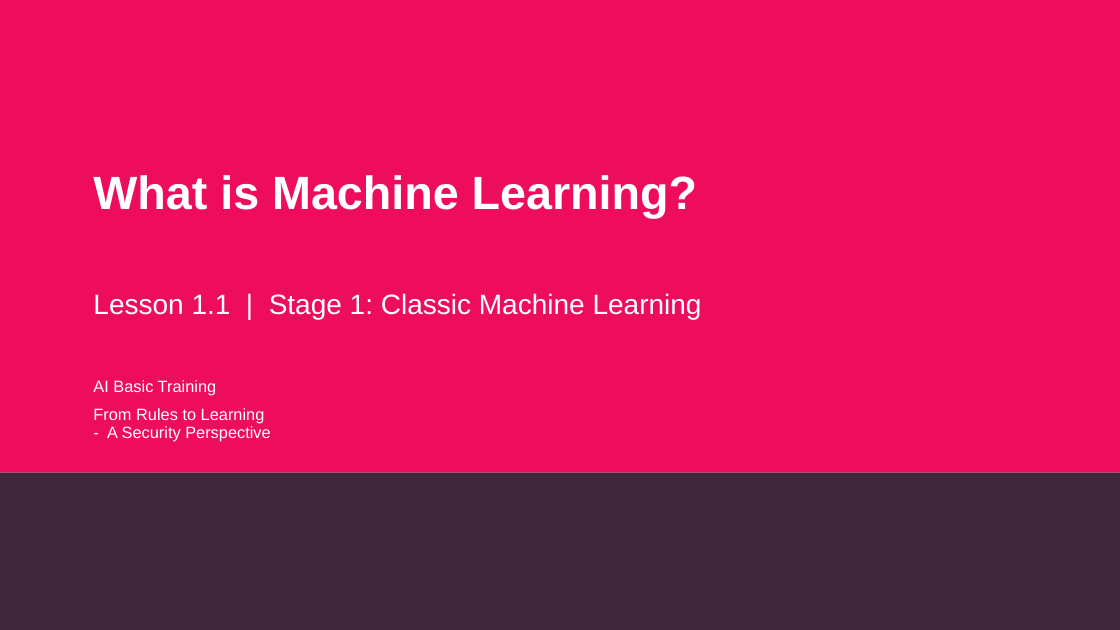
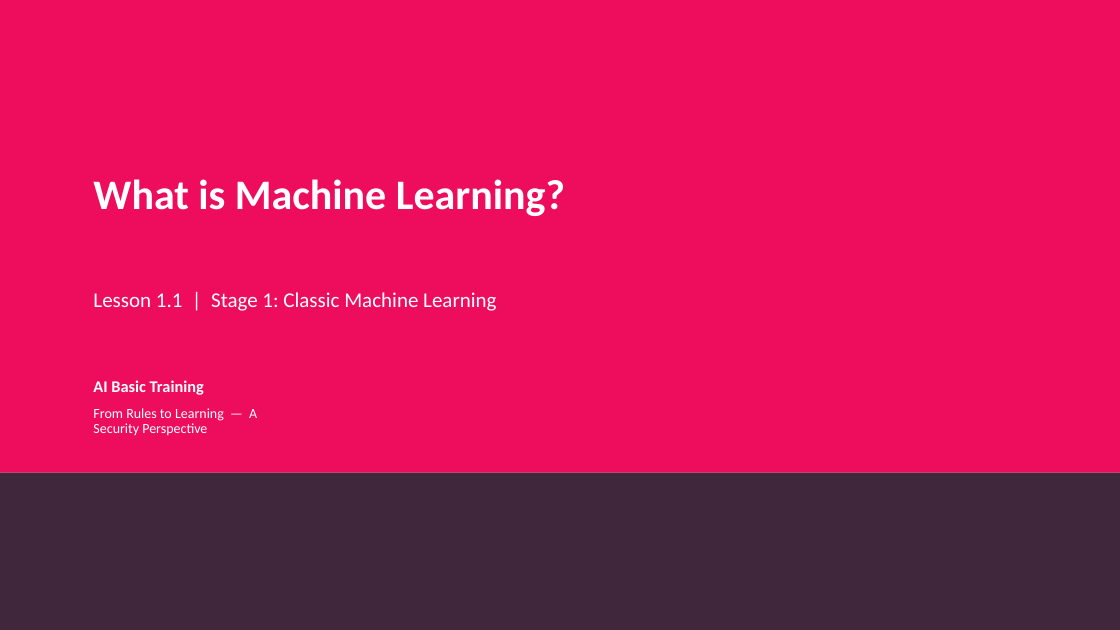
Before and after one commit to alshawwaf/ai-basic-training, a slide deck: slide 1 of stage1_classic_ml/01_what_is_ml/Lecture-1-What-is-ML.pptx. Drawn at 1120x630 pixels with LibreOffice and Linux fonts; fonts in the diff are those of the drawing; background and template pictures are left out. Boxes give left, top, right and bottom in pixels: in the first picture for what was removed or moved away, otherwise in the second. Text is boxed around its words. In the diff, an @@ line names an element or a change of style, - is before the commit and + after.

Commit message:
Apply Calibri font and bold headers to all 17 lectures; improve Lecture 1
- All lectures: switched every text run to Calibri, made slide titles bold
- Lecture 1: rebuilt with 29 slides (was 28), 14 images (was 13)
  - Added new Real-World Example slide (phishing URL detection pipeline)
  - Improved vocabulary slide with bold term/definition formatting
  - Better bullet hierarchy with colour-coded categories
  - All matplotlib charts regenerated with Calibri labels

```diff
--- a/stage1_classic_ml/01_what_is_ml/Lecture-1-What-is-ML.pptx
+++ b/stage1_classic_ml/01_what_is_ml/Lecture-1-What-is-ML.pptx
@@ text "What is Machine Learning?" at (93, 179, 565, 216): size 40 to 36 pt, font Arial to Calibri @@
@@ text "Lesson 1.1 | Stage 1: ..." at (93, 292, 496, 311): size 24 to 18 pt, font Arial to Calibri @@
@@ subtitle "AI Basic Training" at (93, 380, 204, 395): font Arial to Calibri, bold on @@
@@ text at (93, 408, 257, 436): text changed; size 14 to 12 pt; font Arial to Calibri @@
-From Rules to Learning - A Security Perspective
+From Rules to Learning — A Security Perspective
```
Also in this commit, not shown: 27 other slides changed, 1 slide added, 16 other files.
